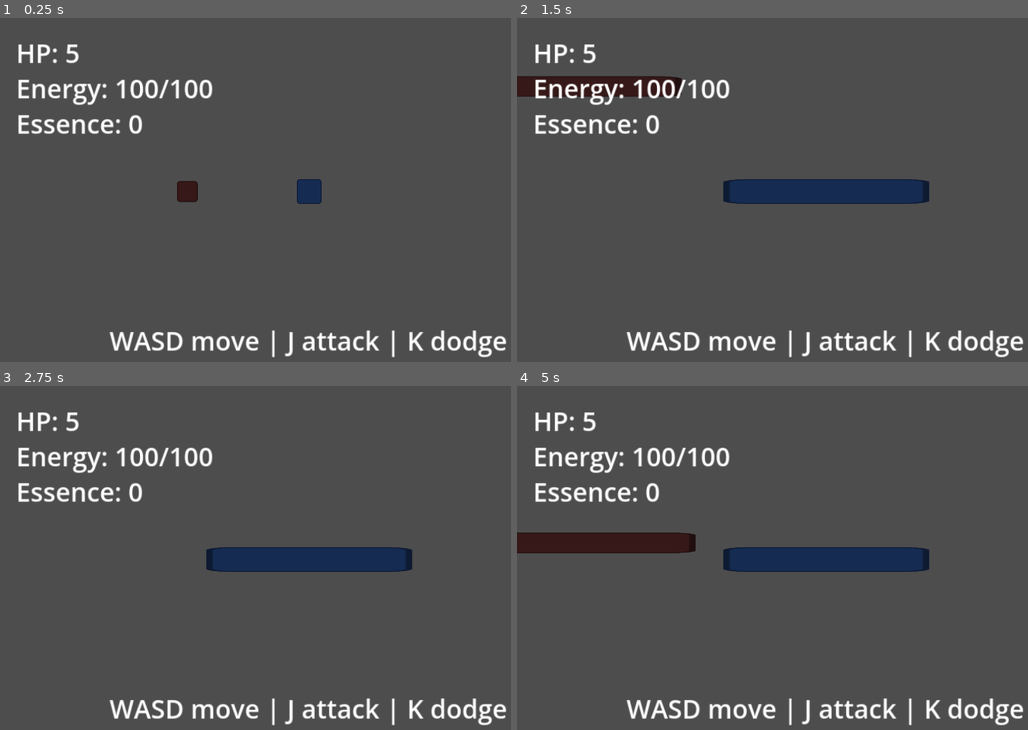
Above: before the commit, frames 1-4 (two rows, left to right).
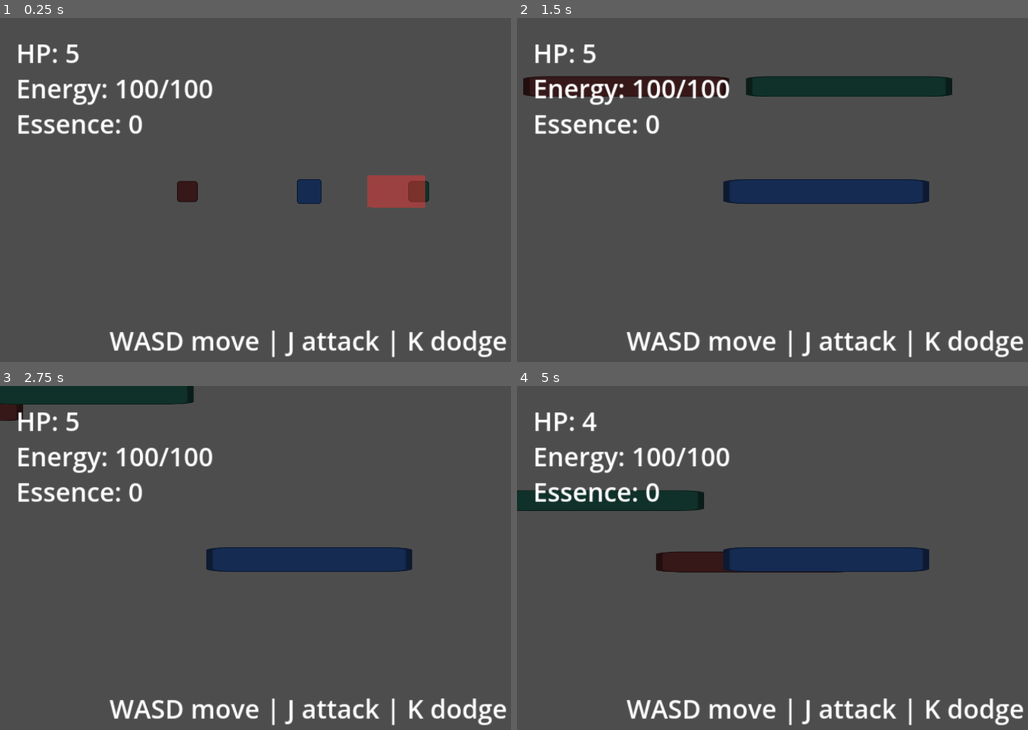
Above: after the commit, the same moments.

Repository: rojan88/project_game
Game: Godot game, scene res://scenes/main/test_arena.tscn
The game is run twice, just before and just after one commit, with the same random seed, the same clock (stepped at 60 frames per second) and the same inputs.
Inputs:
- Up to frame 1 (0.25 s): no input
- Up to frame 2 (1.5 s): hold D (move_right) 0.53-1.28 s; tap J (attack) at 0.6 s; tap K (dodge) at 0.8, 1.35 s; hold S (move_down) from 1.28 s (still down)
- Up to frame 3 (2.75 s): tap J (attack) at 1.55, 2.1 s; release S (move_down) at 2.03 s; hold D (move_right) from 2.03 s (still down); tap K (dodge) at 2.3 s
- Up to frame 4 (5 s): release D (move_right) at 2.78 s; hold W (move_up) 2.78-3.53 s; tap K (dodge) at 2.85, 3.8, 4.35 s; tap J (attack) at 3.05, 3.6, 4.55 s; hold A (move_left) from 3.53 s (still down)

The runs differ from the first frame. In frame 1, 1.1% of the frame differs, in the area x 71-84%, y 45-56%; in frame 2, 2.9%; in frame 3, 2.2%; in frame 4, 4.9%, in the area x 0-64%, y 7-55%.
Error before the commit: Parse Error: Identifier "_spawn_essence" not declared in the current scope. (res://scripts/test_arena.gd:23)

Commit message:
Health & damage, Enemy base, Combat loop, Essence system and One test stage

Diff:
--- a/scenes/main/test_arena.tscn
+++ b/scenes/main/test_arena.tscn
@@ -4,6 +4,7 @@
 [ext_resource type="PackedScene" uid="uid://player_monster_pact" path="res://scenes/player/player.tscn" id="2_player"]
 [ext_resource type="PackedScene" uid="uid://chaser_enemy" path="res://scenes/enemies/chaser_enemy.tscn" id="3_chaser"]
 [ext_resource type="PackedScene" uid="uid://lunge_enemy" path="res://scenes/enemies/lunge_enemy.tscn" id="4_lunge"]
+[ext_resource type="PackedScene" uid="uid://shooter_enemy" path="res://scenes/enemies/shooter_enemy.tscn" id="5_shooter"]
 
 [sub_resource type="RectangleShape2D" id="RectangleShape2D_floor"]
 size = Vector2(600, 400)
@@ -73,6 +74,9 @@
 [node name="Lunge1" parent="Enemies" instance=ExtResource("4_lunge")]
 position = Vector2(192, 50)
 
+[node name="Shooter1" parent="Enemies" instance=ExtResource("5_shooter")]
+position = Vector2(260, 140)
+
 [node name="Player" parent="." instance=ExtResource("2_player")]
 position = Vector2(192, 108)
 
@@ -101,6 +105,23 @@
 offset_bottom = 72.0
 text = "Essence: 0"
 
+[node name="ClearedLabel" type="Label" parent="UI"]
+anchors_preset = 8
+anchor_left = 0.5
+anchor_top = 0.5
+anchor_right = 0.5
+anchor_bottom = 0.5
+offset_left = -70.0
+offset_top = -14.0
+offset_right = 70.0
+offset_bottom = 14.0
+grow_horizontal = 2
+grow_vertical = 2
+text = "Enemies cleared!"
+horizontal_alignment = 1
+vertical_alignment = 1
+visible = false
+
 [node name="ControlsHint" type="Label" parent="UI"]
 anchors_preset = 12
 anchor_left = 0.0
--- a/scripts/test_arena.gd
+++ b/scripts/test_arena.gd
@@ -1,9 +1,10 @@
 extends Node2D
-## Test arena (M1): player move, attack, dodge. Respawn on death. Optional enemies for combat testing.
+## M2: One test stage — enter, fight telegraphed enemies, collect essence. Respawn on death.
 
 @export var essence_pickup_scene: PackedScene
 var _spawn_position: Vector2
 var _player: Node2D
+var _cleared_shown: bool = false
 
 func _ready() -> void:
 	var marker = get_node_or_null("RespawnPosition")
@@ -22,10 +23,30 @@
 		if node.has_signal("essence_dropped"):
 			node.essence_dropped.connect(_spawn_essence)
 
+	if GameState.essence_changed.is_connected(_update_essence_label) == false:
+		GameState.essence_changed.connect(_update_essence_label)
+	_update_essence_label(0, &"")
+
 
 func respawn_player(player: Node2D) -> void:
 	if player.has_method("reset_for_respawn"):
 		player.reset_for_respawn(_spawn_position)
+
+
+func _spawn_essence(at_position: Vector2, essence_type: StringName) -> void:
+	if essence_pickup_scene == null:
+		return
+	var pickup = essence_pickup_scene.instantiate()
+	if "essence_type" in pickup:
+		pickup.essence_type = essence_type
+	add_child(pickup)
+	pickup.global_position = at_position
+
+
+func _update_essence_label(_total: int, _type: StringName) -> void:
+	var el = get_node_or_null("UI/EssenceLabel")
+	if el is Label:
+		el.text = "Essence: %d" % GameState.get_essence_count()
 
 
 func _process(_delta: float) -> void:
@@ -36,6 +57,16 @@
 		var enl = get_node_or_null("UI/EnergyLabel")
 		if enl is Label and "current_energy" in _player and "max_energy" in _player:
 			enl.text = "Energy: %d/%d" % [_player.current_energy, _player.max_energy]
-	var el = get_node_or_null("UI/EssenceLabel")
-	if el is Label:
-		el.text = "Essence: %d" % GameState.get_essence_count()
+	_update_essence_label(0, &"")
+
+	# M2.5: Show "Enemies cleared!" when all enemies defeated
+	var enemies = get_tree().get_nodes_in_group("enemy")
+	var count := 0
+	for e in enemies:
+		if is_instance_valid(e):
+			count += 1
+	if count == 0 and not _cleared_shown:
+		_cleared_shown = true
+		var cl = get_node_or_null("UI/ClearedLabel")
+		if cl is Label:
+			cl.visible = true
Not shown, changed: MILESTONES.md
Not shown, changed: README.md
